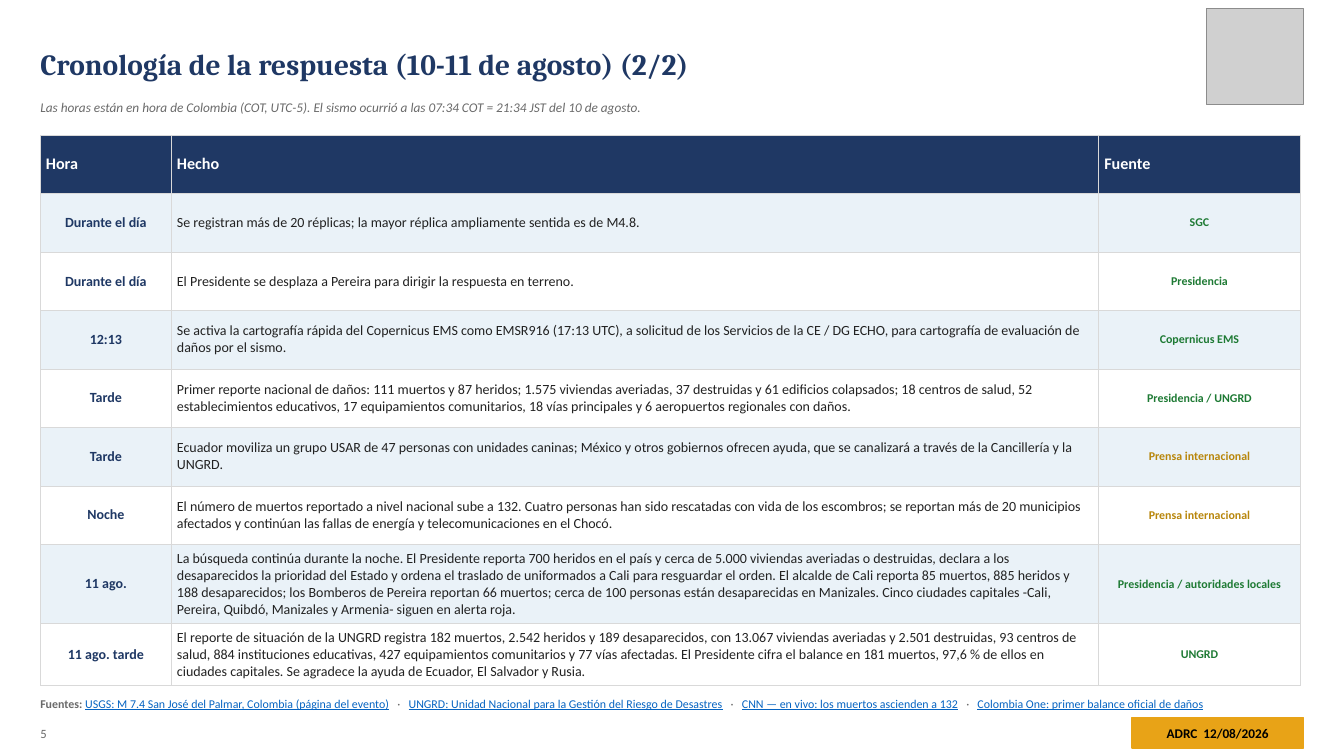
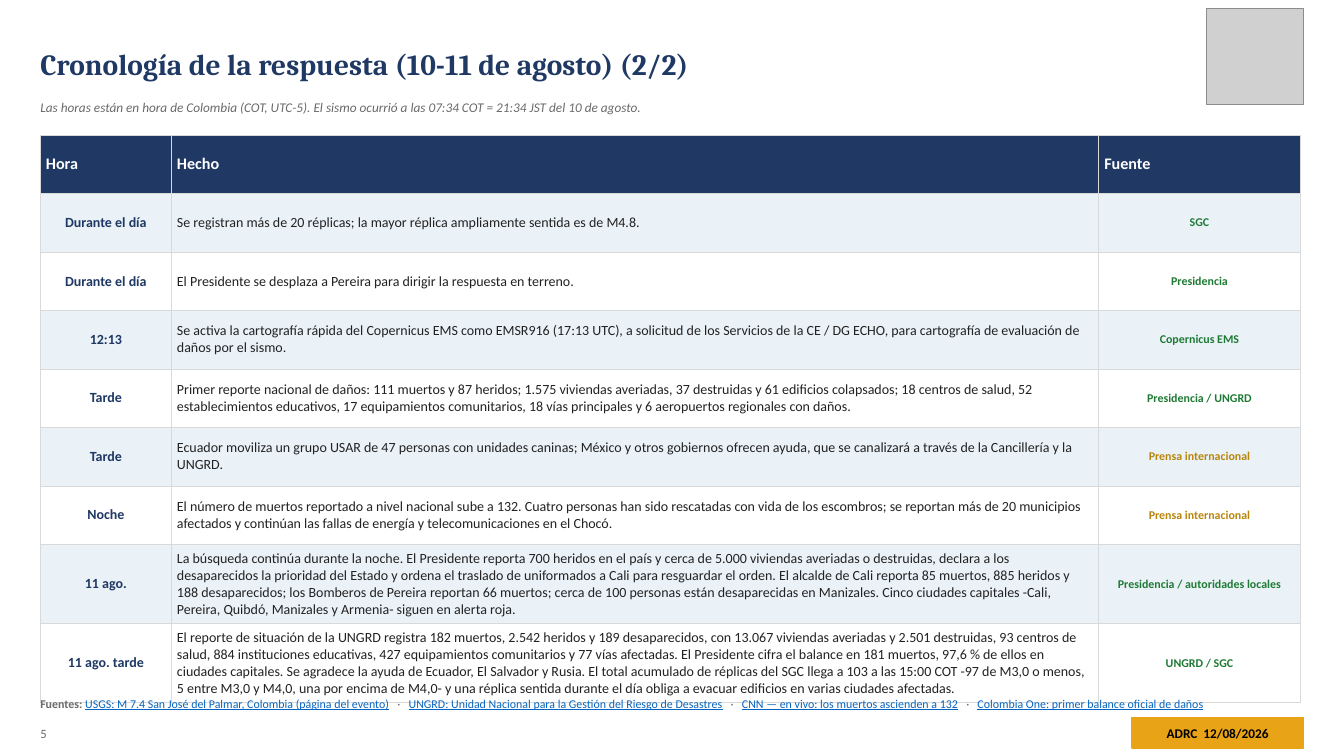
Before and after one commit to kochobi-max/whatsmap, a slide deck: slide 5 of reports/colombia_eq_20260810/output/ADRC_EQ_COL_Choco_20260810_ES.pptx. Drawn at 1344x756 pixels with LibreOffice and Linux fonts; fonts in the diff are those of the drawing; grey boxes stand for pictures. Boxes give left, top, right and bottom in pixels: in the first picture for what was removed or moved away, otherwise in the second. Text is boxed around its words. In the diff, an @@ line names an element or a change of style, - is before the commit and + after.

```diff
--- a/reports/colombia_eq_20260810/output/ADRC_EQ_COL_Choco_20260810_ES.pptx
+++ b/reports/colombia_eq_20260810/output/ADRC_EQ_COL_Choco_20260810_ES.pptx
@@ table at (40, 135, 1301, 700) @@
-row 9, column 2: El reporte de situación de la UNGRD registra 182 muertos, 2.542 heridos y 189 desaparecidos, con 13.067 viviendas averiadas y 2.501 destruidas, 93 centros de salud, 884 instituciones educativas, 427 equipamientos comunitarios y 77 vías afectadas. El Presidente cifra el balance en 181 muertos, 97,6 % de ellos en ciudades capitales. Se agradece la ayuda de Ecuador, El Salvador y Rusia.
+row 9, column 2: El reporte de situación de la UNGRD registra 182 muertos, 2.542 heridos y 189 desaparecidos, con 13.067 viviendas averiadas y 2.501 destruidas, 93 centros de salud, 884 instituciones educativas, 427 equipamientos comunitarios y 77 vías afectadas. El Presidente cifra el balance en 181 muertos, 97,6 % de ellos en ciudades capitales. Se agradece la ayuda de Ecuador, El Salvador y Rusia. El total acumulado de réplicas del SGC llega a 103 a las 15:00 COT -97 de M3,0 o menos, 5 entre M3,0 y M4,0, una por encima de M4,0- y una réplica sentida durante el día obliga a evacuar edificios en varias ciudades afectadas.
-row 9, column 3: UNGRD
+row 9, column 3: UNGRD / SGC
```
Also in this commit, not shown: 4 other slides changed, 11 other files.
